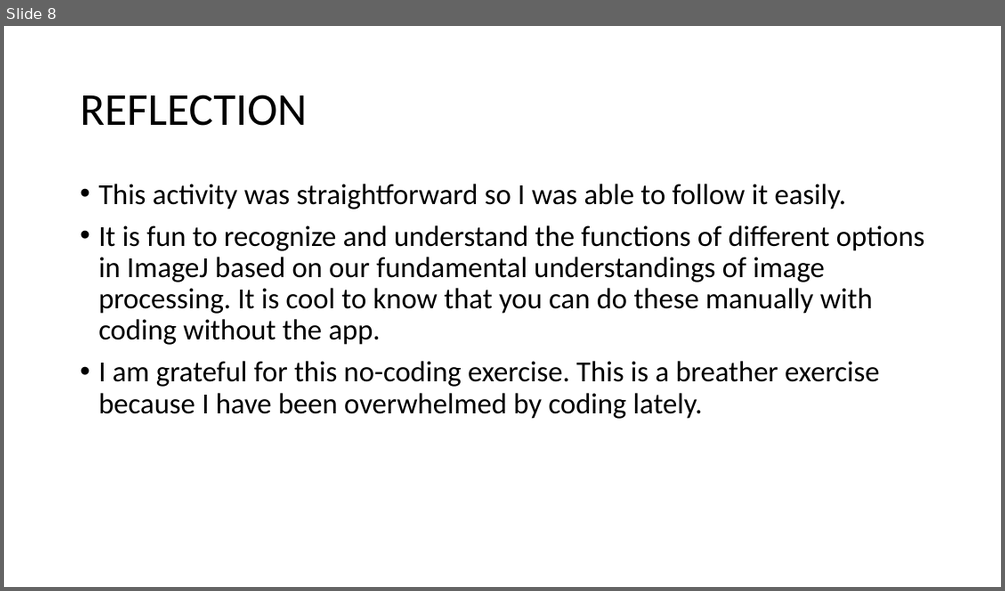
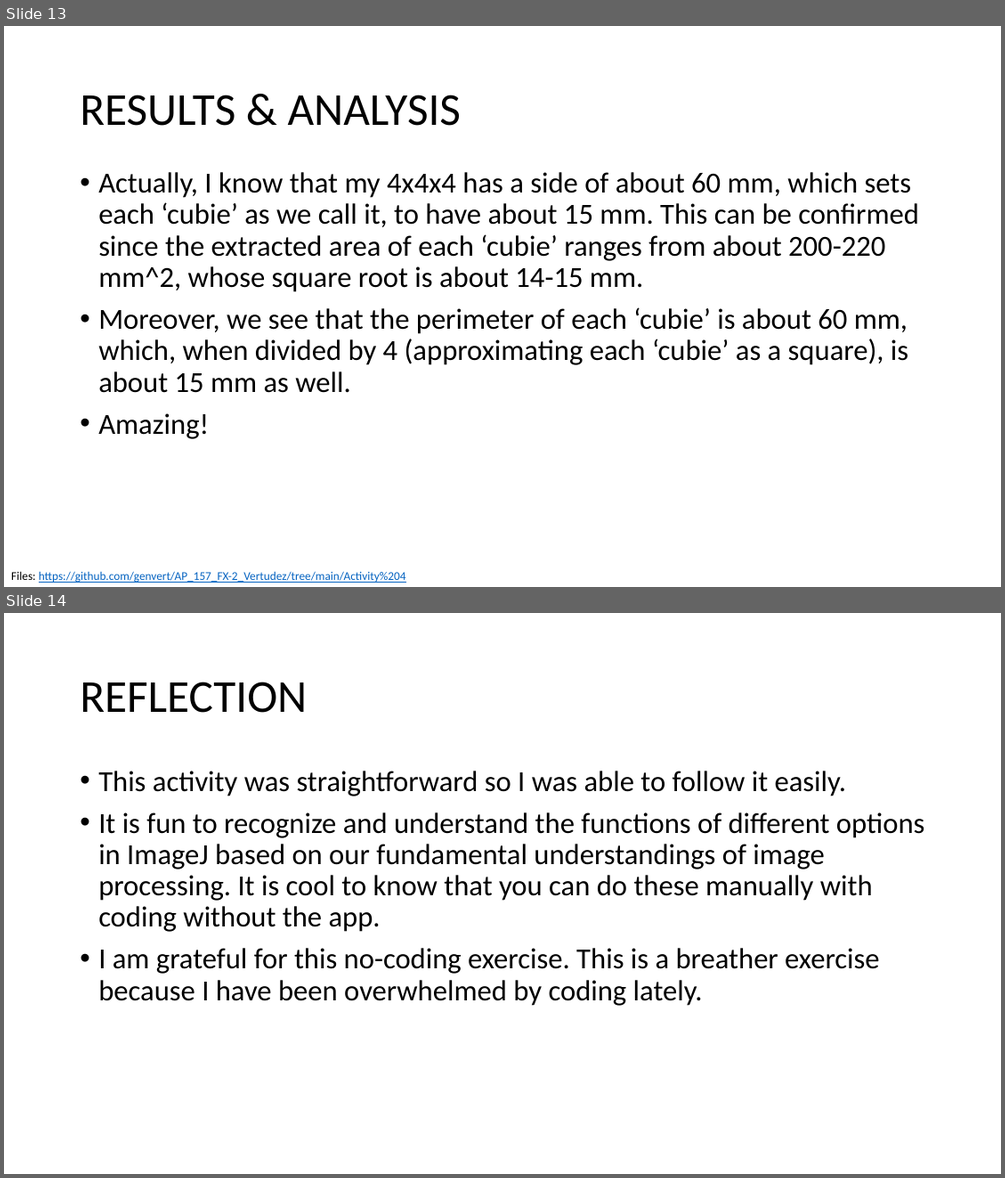
Before and after one commit to genvert/AP_157_FX-2_Vertudez, a slide deck: Activity 4/Vertudez_Activity_4_Report.pptx. Shown one above the other, each under a label of ours: slide 8 before the commit, slides 13 and 14 after it. The pictures are 1005x591 and 1005x1178 pixels, drawn with LibreOffice and Linux fonts; fonts in the diff are those of the drawing. Boxes give left, top, right and bottom in pixels: in the first picture for what was removed or moved away, otherwise in the second. Text is boxed around its words. In the diff, an @@ line names an element or a change of style, - is before the commit and + after.

```diff
--- a/Activity 4/Vertudez_Activity_4_Report.pptx
+++ b/Activity 4/Vertudez_Activity_4_Report.pptx
@@ slide 13 added at [4, 26, 1001, 587], background #FFFFFF @@
@@ title added at [80, 95, 461, 126], 44 pt, text #000000 @@
+RESULTS & ANALYSIS
@@ text added at [98, 172, 919, 439], 28 pt, text #000000 @@
+• Actually, I know that my 4x4x4 has a side of about 60 mm, which sets each ‘cubie’ as we call it, to have about 15 mm. This can be confirmed since the extracted area of each ‘cubie’ ranges from about 200-220 mm^2, whose square root is about 14-15 mm.
+• Moreover, we see that the perimeter of each ‘cubie’ is about 60 mm, which, when divided by 4 (approximating each ‘cubie’ as a square), is about 15 mm as well.
+• Amazing!
@@ text added at [11, 571, 406, 582], 11.4 pt, text #0563C1, underline @@
+Files: https://github.com/genvert/AP_157_FX-2_Vertudez/tree/main/Activity%204
@@ what was slide 8 is now slide 14 @@
```
Also in this commit, not shown: 2 slides changed, 6 other slides added, 10 other files.
